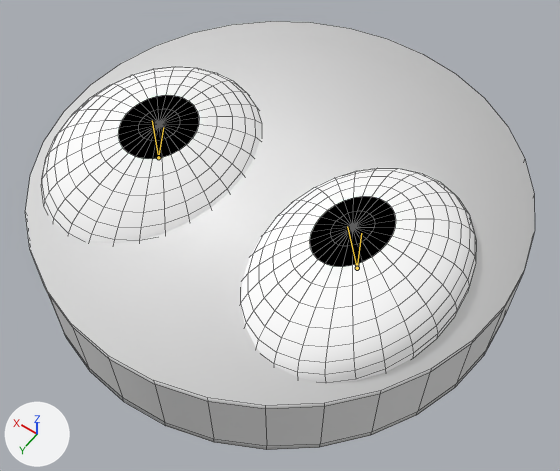
Renders of the Blender file Assets/Models/Ball.blend from each side of a commit.
The view is the same before and after, from a camera (50 mm lens) standing at (-1.222, 1.714, 2.478) and looking at (-0.1, 0.143, 0.01). Every picture has the same lights, and +X, +Y and +Z are marked at lower left. The bones that bend it are drawn over the model as lines. Mesh edges are drawn as thin lines.
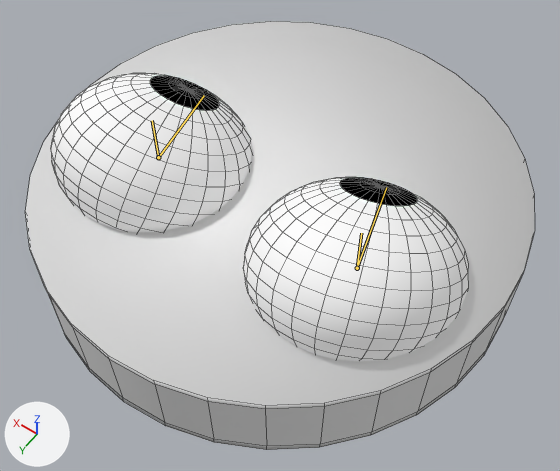
The newer file adds an action. The first version stands in its rest pose; the second is drawn at frame 5 of the action 'look_down'.

The change in detail:
Bone 'Bone.004' (bone_bone_004) moves from (0.0, 0.0, 0.0) to (0.0, 0.0, 1.624).

Location of each change, (x1, y1, x2, y2) in pixels of the pictures (560 x 471 px):
'Sphere', posed (14% shorter)
    before: (241, 168, 476, 383)
    after: (243, 177, 468, 361)
'Sphere.003', posed (9% narrower, 10% shorter)
    before: (41, 66, 262, 243)
    after: (51, 73, 252, 233)
